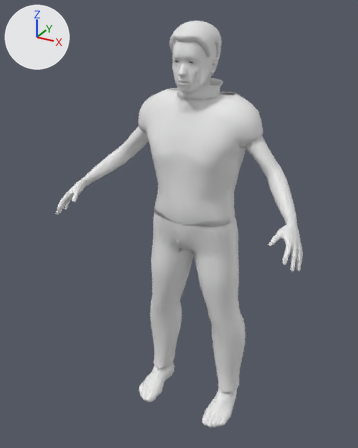
Two versions of the glTF model corpos/corpo-idoso-m-magro.glb, one commit apart.
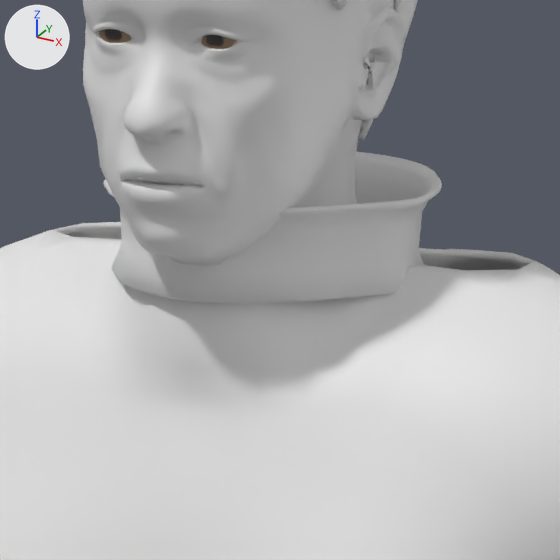
There are two pictures of each version: one whole from a 50 mm camera at (0.933, -1.749, 0.972) aimed at (-0.045, 0.029, 0.083), one close up on the part from 45% to 67% of the width and 13% to 30% of the height. Lighting does not change. The marker at upper left points along +X, +Y and +Z. The last two pictures show the newer version. Vertices at exactly the same position are counted once.

Before the edit, the objects in view are built like this:
```python
me_cabelo_012 = bpy.data.meshes.new('cabelo.012')
me_cabelo_012.from_pydata(...)  # 2303 vertices, 4500 faces; spans x -0.089..0.089, y -0.029..0.203, z 0.677..0.921
me_camiseta_012 = bpy.data.meshes.new('camiseta.012')
me_camiseta_012.from_pydata(...)  # 2000 vertices, 3996 faces; spans x -0.286..0.286, y -0.051..0.264, z 0.121..0.65
me_gola_012 = bpy.data.meshes.new('gola.012')
me_gola_012.from_pydata(...)  # 480 vertices, 960 faces; spans x -0.102..0.102, y 0.008..0.194, z 0.637..0.699
ob_cabelo = bpy.data.objects.new('cabelo', me_cabelo_012)
ob_cabelo.location = (0.0, 0.0, 0.0)
ob_camiseta = bpy.data.objects.new('camiseta', me_camiseta_012)
ob_camiseta.location = (0.0, 0.0, 0.0)
ob_gola = bpy.data.objects.new('gola', me_gola_012)
ob_gola.location = (0.0, 0.0, 0.0)
# also in view: 'pele' at (0.0, 0.0, 0.0); 'olhos' at (0.0, -0.001, 0.782)
```
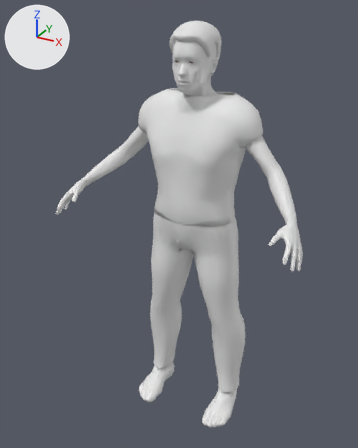
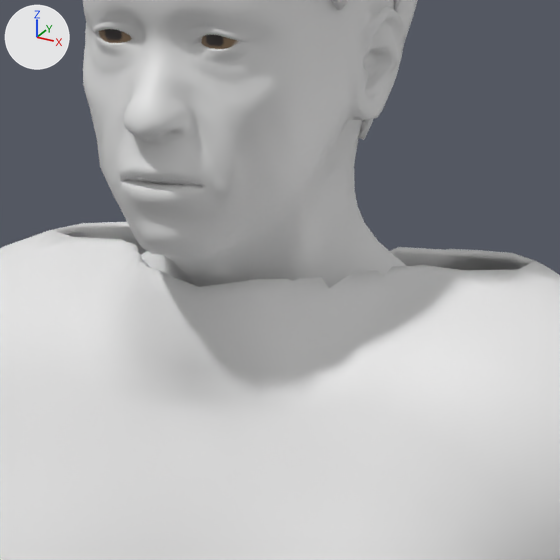
Changed parts and their boxes (x1, y1, x2, y2) in the close-ups (560 x 560 px):
'gola', deleted: before (103, 152, 442, 303)
part 1 of me_cabelo_012, deleted: before (360, 52, 389, 92)

The change, as a diff of the scene's bpy script:
```diff
--- a/corpos/corpo-idoso-m-magro.glb.py
+++ b/corpos/corpo-idoso-m-magro.glb.py
@@ me_cabelo_012 @@
 # used by ob_cabelo; location = (0.0, 0.0, 0.0)
-me_cabelo_012.from_pydata(...)  # 2303 vertices, 4500 faces; spans x -0.089..0.089, y -0.029..0.203, z 0.677..0.921
+me_cabelo_012.from_pydata(...)  # 1932 vertices, 3856 faces; spans x -0.089..0.089, y -0.029..0.203, z 0.689..0.921
+# me_cabelo_012 part 1: the loose piece of 183 vertices spanning x 0.064..0.085, y 0.064..0.101, z 0.738..0.772 is deleted
+# other edits to the shape of me_cabelo_012 do not show in these pictures
@@ ob_gola @@
-ob_gola = bpy.data.objects.new('gola', me_gola_012)
-ob_gola.location = (0.0, 0.0, 0.0)
```
